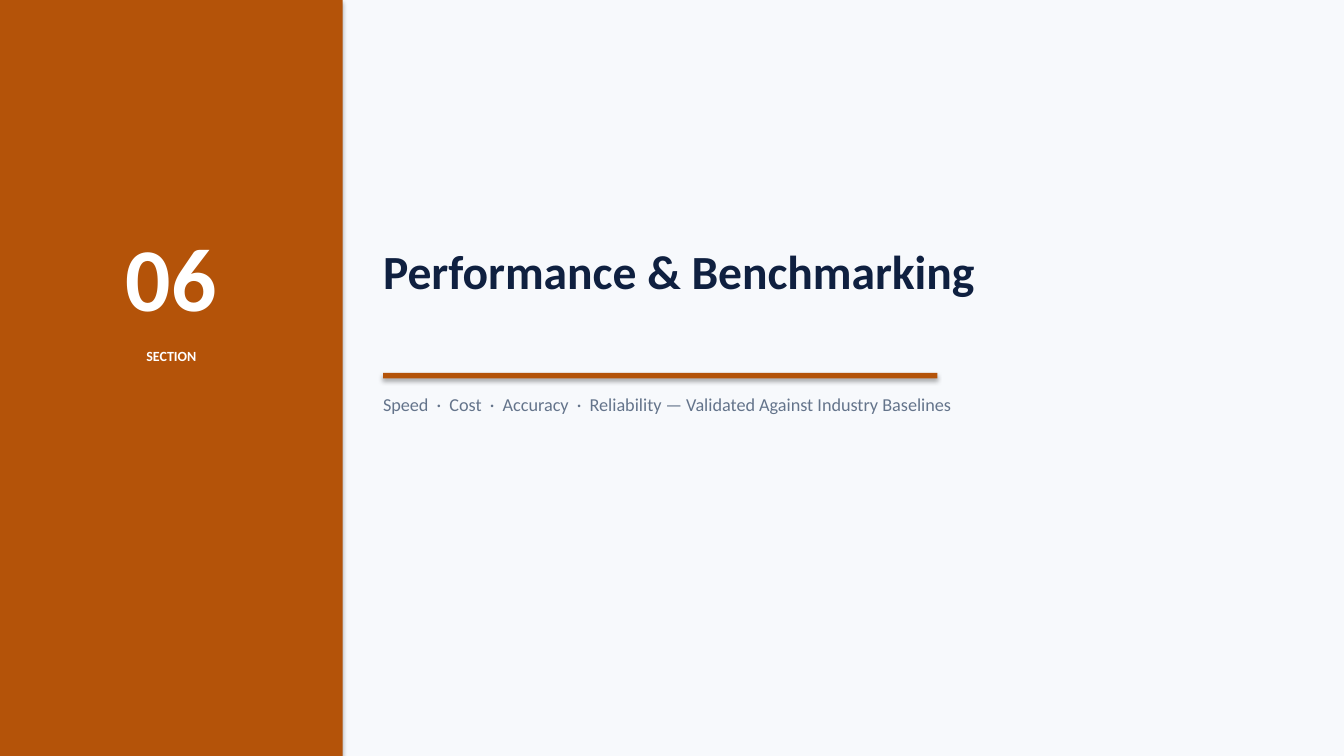
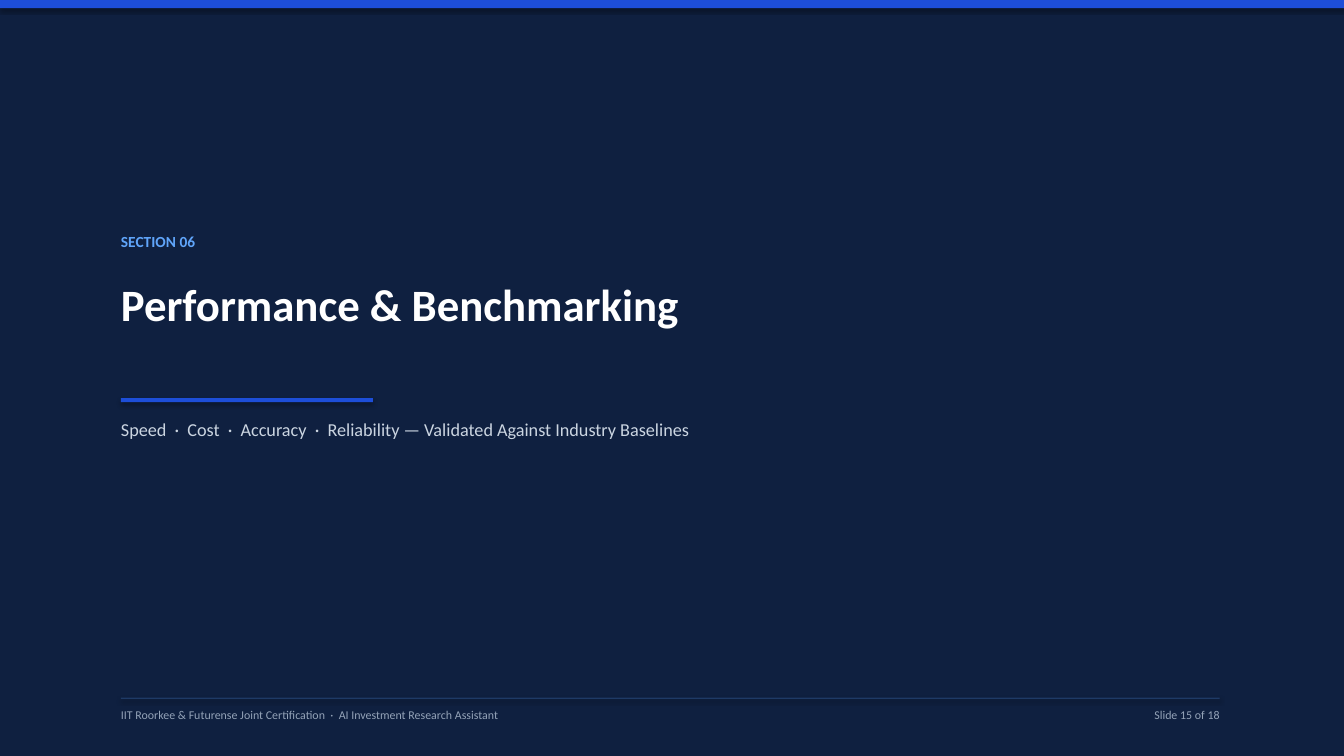
Before and after one commit to SagarTrimukhe/ai-investment-research-assistant, a slide deck: slide 15 of CAPSTONE_PROJECT_PRESENTATION.pptx. Drawn at 1344x756 pixels with LibreOffice and Linux fonts; fonts in the diff are those of the drawing. Boxes give left, top, right and bottom in pixels: in the first picture for what was removed or moved away, otherwise in the second. Text is boxed around its words. In the diff, an @@ line names an element or a change of style, - is before the commit and + after.

Commit message:
design: streamline presentation to clean, simple bullet format with executive styling

```diff
--- a/CAPSTONE_PROJECT_PRESENTATION.pptx
+++ b/CAPSTONE_PROJECT_PRESENTATION.pptx
@@ rectangle at [0, 0, 1344, 756]: fill #F7F9FC to #0F2040 @@
@@ rectangle removed at [0, 0, 343, 756] @@
@@ rectangle added at [0, 0, 1344, 8], fill #1D4ED8 @@
@@ text at [121, 236, 196, 247]: text changed; size 64 to 11 pt; text colour #FFFFFF to #60A5FA @@
-06
+SECTION 06
@@ text "Performance & Benchmarking": place and size @@
-text "Performance & Benchmarking" at [383, 255, 975, 297]
+text "Performance & Benchmarking" at [121, 289, 679, 329]
@@ text "Performance & Benchmarking" at [121, 289, 679, 329]: size 34 to 32 pt, text colour #0F2040 to #FFFFFF @@
@@ text removed at [146, 352, 196, 361] @@
-SECTION
@@ rectangle removed at [383, 373, 938, 379] @@
@@ text "Speed · Cost · Accuracy ...": place and size @@
-text "Speed · Cost · Accuracy ..." at [383, 398, 951, 414]
+text "Speed · Cost · Accuracy ..." at [121, 423, 689, 439]
@@ text "Speed · Cost · Accuracy ..." at [121, 423, 689, 439]: text colour #64748B to #CBD5E1 @@
@@ rectangle added at [121, 398, 373, 402], fill #1D4ED8 @@
@@ rectangle added at [121, 698, 1220, 699], fill #1E3A66 @@
@@ text added at [121, 711, 498, 719], 8.5 pt, text #94A3B8 @@
+IIT Roorkee & Futurense Joint Certification · AI Investment Research Assistant
@@ text added at [1154, 711, 1220, 719], 8.5 pt, text #94A3B8 @@
+Slide 15 of 18
```
Also in this commit, not shown: 15 other slides changed, 2 slides added, 2 slides removed.
